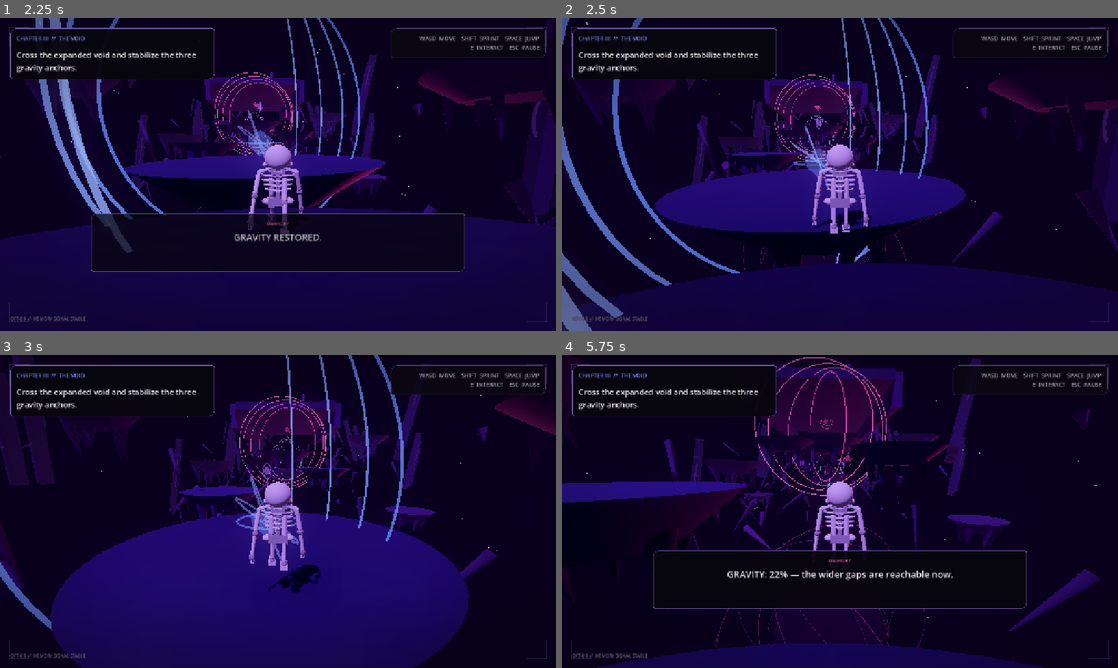
Above: before the commit, frames 1-4 (two rows, left to right).
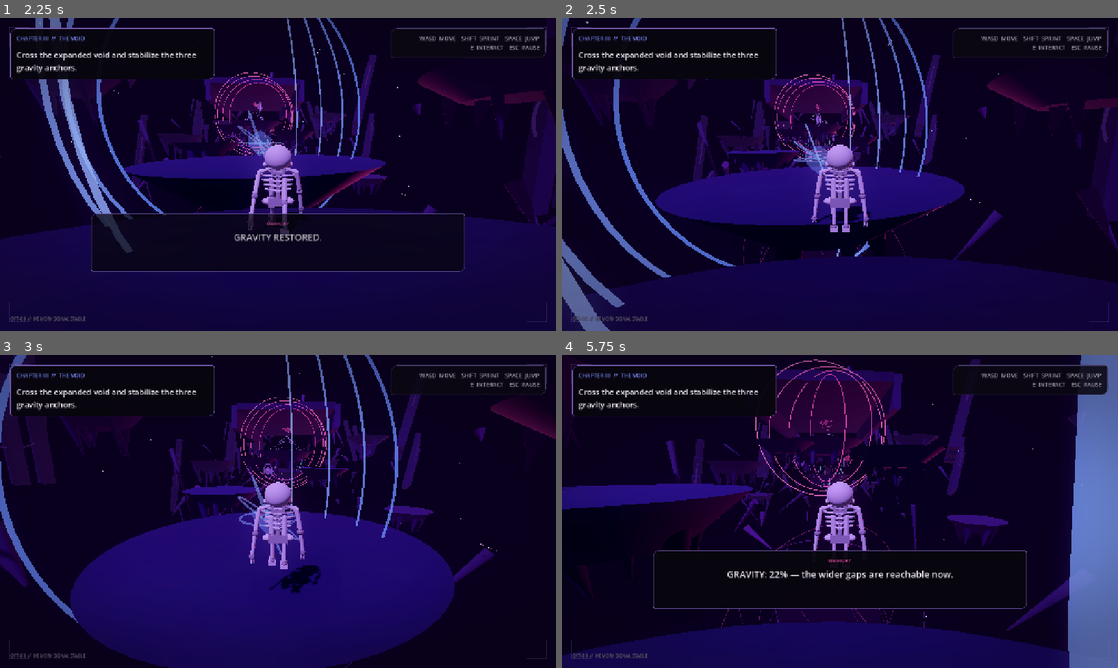
Above: after the commit, the same moments.

Repository: fuzeonspotify/outoftime
Game: Godot game, scene res://scenes/afterlife_city.tscn
The game is run twice, just before and just after one commit, with the same random seed, the same clock (stepped at 60 frames per second) and the same inputs. This scene is started directly instead of the project's main scene.
Inputs (mouse positions are in pixels of both pictures, inside the frame that each line leads up to):
- Up to frame 1 (2.25 s): tap Enter (ui_accept) at 0.5 s; move the mouse to (305, 174) at 0.52 s; hold W (move_forward) from 0.53 s (still down); tap Space (jump) at 0.6, 0.77, 1.07, 1.52, 1.55, 1.82 s; move the mouse to (250, 174) at 1.27 s; tap E (interact) at 1.35 s; move the mouse to (289, 168) at 2.02 s; hold Shift (sprint) from 2.03 s (still down)
- Up to frame 2 (2.5 s): keep holding W (move_forward); keep holding Shift (sprint); tap Space (jump) at 2.3 s
- Up to frame 3 (3 s): keep holding W (move_forward); move the mouse to (272, 517) at 2.77 s; release Shift (sprint) at 2.78 s; tap 1 at 2.85 s
- Up to frame 4 (5.75 s): keep holding W (move_forward); tap Space (jump) at 3.02, 3.05, 3.32, 3.77, 3.8, 4.07, 4.52, 4.55, 4.82, 5.3 s; move the mouse to (878, 514) at 3.52 s; tap 2 at 3.6 s; move the mouse to (795, 508) at 4.27 s; tap 3 at 4.35 s; move the mouse to (845, 511) at 5.02 s; tap 4 at 5.1 s

Frame 1 is identical in both runs. In frame 2, 9.0% of the frame differs, in the area x 0-100%, y 0-100%; in frame 3, 9.0%; in frame 4, 17%.

Commit message:
Make void gravity contacts jump-aware

Diff:
--- a/scripts/world/afterlife_void_release.gd
+++ b/scripts/world/afterlife_void_release.gd
@@ -1,4 +1,16 @@
 extends "res://scripts/world/afterlife_void.gd"
+
+
+func _spawn_player() -> void:
+	super._spawn_player()
+	if _player != null and _player.has_method("set_void_jump_mode"):
+		_player.call("set_void_jump_mode", true)
+
+
+func _announce_gravity_state(state: StringName) -> void:
+	if _player != null and _player.has_method("set_void_gravity_state"):
+		_player.call("set_void_gravity_state", state)
+	super._announce_gravity_state(state)
 
 
 func _update_checkpoint() -> void:
